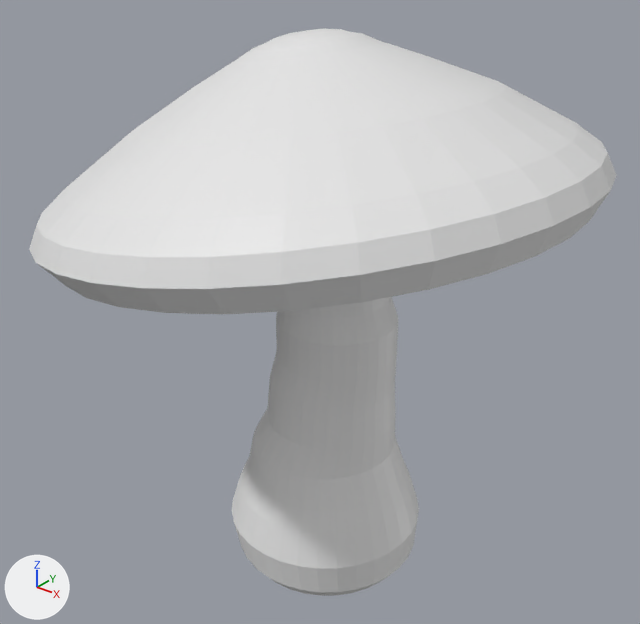
An edit to the Blender file Assets/Models/paddenstoel.blend, drawn before and after from the same camera.
Camera for both pictures: a 50 mm lens placed at (3.6, -4.84, 2.94), pointed at (-0.31, 0.05, -0.09). Lighting does not change. The marker at lower left points along +X, +Y and +Z.
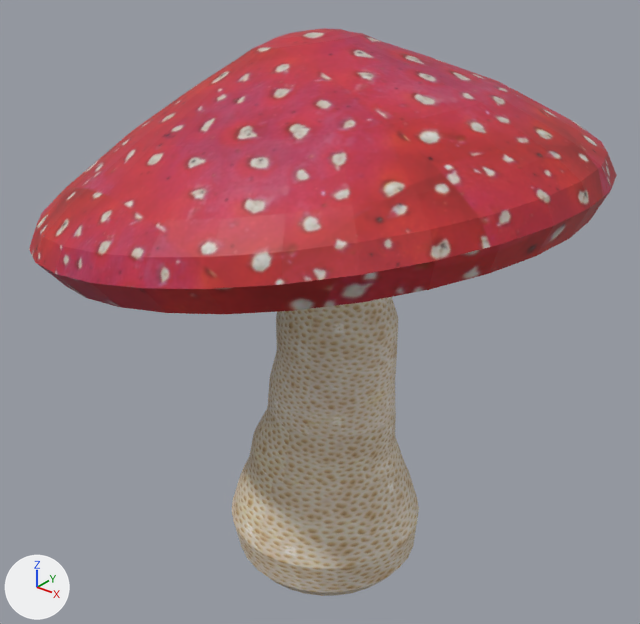
Patch to the scene script:
```diff
--- a/Assets/Models/paddenstoel.blend.py
+++ b/Assets/Models/paddenstoel.blend.py
@@ img_mushroomtexture4_jpg @@
+img_mushroomtexture4_jpg = load_image('mushroomtexture4.jpg', '../Textures/paddenstoeltexture.jpg', 4000, 4000, 'sRGB')
@@ mat_material @@
 mat_material = principled_material('Material')
-mat_material.base_color = (0.8, 0.8, 0.8)  # white #e7e7e7
+mat_material.texture = img_mushroomtexture4_jpg
@@ me_cylinder @@
 me_cylinder.from_pydata(...)  # 896 vertices, 867 faces; spans x -3.44..3.21, y -3.37..3.37, z -2.55..4.88
 # used by ob_cylinder; location = (-0.21, 0.0, -0.924); scale = (0.611, 0.611, 0.611)
+# me_cylinder part 1: texture (UV) coordinates of 867 of 867 faces, centred in x -3.35..3.12, y -3.28..3.27, z -2.55..4.88, changed; they spanned u 0.0..1.0, v 0.01..0.5 and now span u 0.03..1.0, v 0.03..0.99
 me_cylinder.materials.append(mat_material)
```

What differs and where, as boxes [x1, y1, x2, y2] in the pictures (640 x 624 px):
'Cylinder', surface changed (white to red)
    both: [29, 28, 617, 596]
